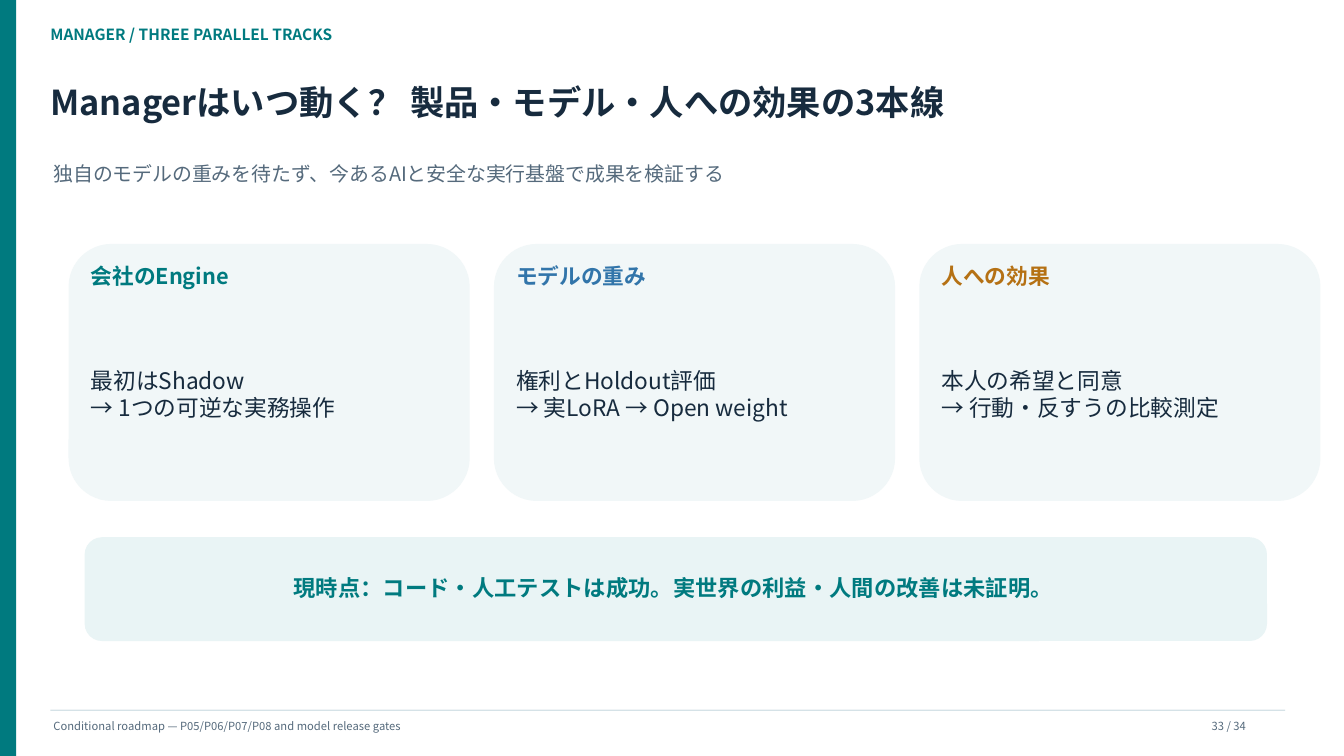
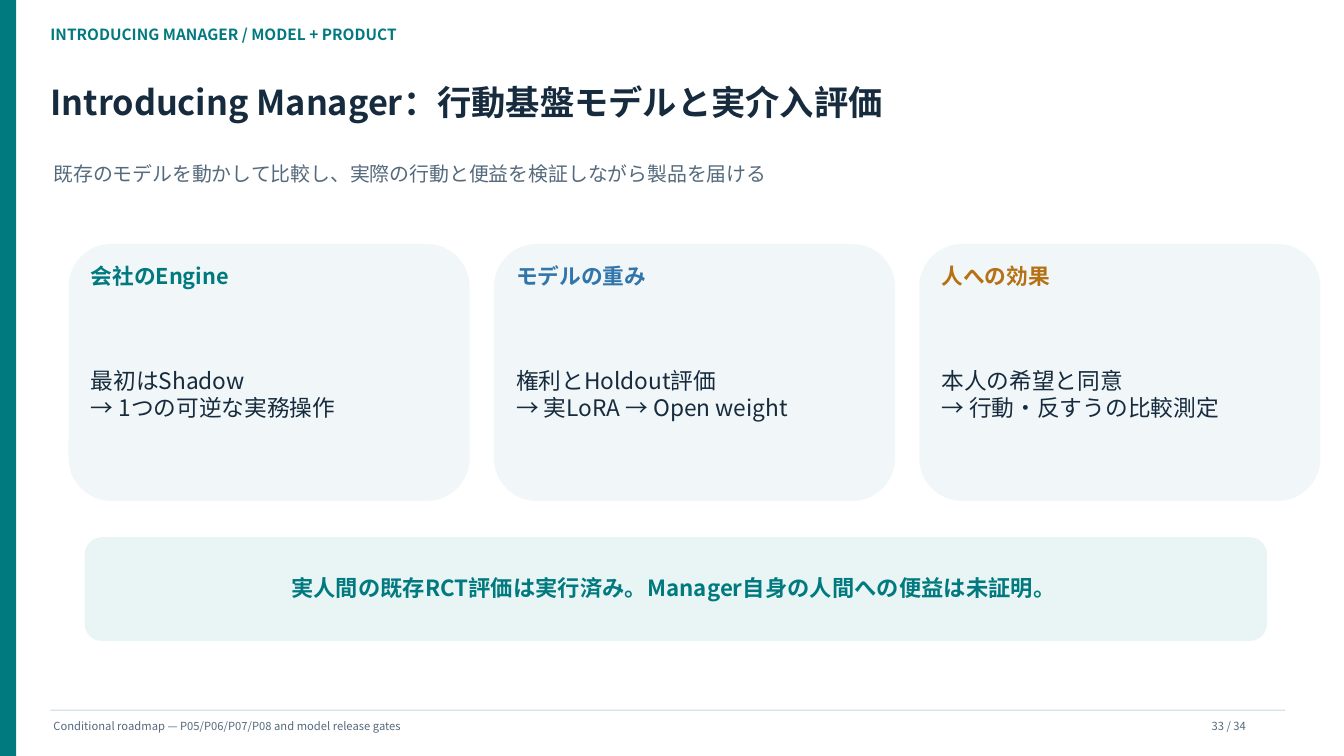
Before and after one commit to Daisuke134/anicca, a slide deck: slide 33 of docs/research/manager/masterclass/2026-11-04-p04-causal/journal_club/AI_BEHAVIOR_JOURNAL_CLUB_60MIN_JA.pptx. Drawn at 1344x756 pixels with LibreOffice and Linux fonts; fonts in the diff are those of the drawing. Boxes give left, top, right and bottom in pixels: in the first picture for what was removed or moved away, otherwise in the second. Text is boxed around its words. In the diff, an @@ line names an element or a change of style, - is before the commit and + after.

Commit message:
slides(manager): refresh public 34-slide talk with behavioral foundation model and real results

```diff
--- a/docs/research/manager/masterclass/2026-11-04-p04-causal/journal_club/AI_BEHAVIOR_JOURNAL_CLUB_60MIN_JA.pptx
+++ b/docs/research/manager/masterclass/2026-11-04-p04-causal/journal_club/AI_BEHAVIOR_JOURNAL_CLUB_60MIN_JA.pptx
@@ text at box(50, 28, 397, 40): text changed @@
-MANAGER / THREE PARALLEL TRACKS
+INTRODUCING MANAGER / MODEL + PRODUCT
@@ text at box(50, 85, 883, 124): text changed @@
-Managerはいつ動く？ 製品・モデル・人への効果の3本線
+Introducing Manager：行動基盤モデルと実介入評価
@@ text at box(53, 164, 766, 183): text changed @@
-独自のモデルの重みを待たず、今あるAIと安全な実行基盤で成果を検証する
+既存のモデルを動かして比較し、実際の行動と便益を検証しながら製品を届ける
@@ text at box(291, 577, 1055, 602): text changed @@
-現時点：コード・人工テストは成功。実世界の利益・人間の改善は未証明。
+実人間の既存RCT評価は実行済み。Manager自身の人間への便益は未証明。
```
Also in this commit, not shown: 2 other slides changed, 1 other file.
